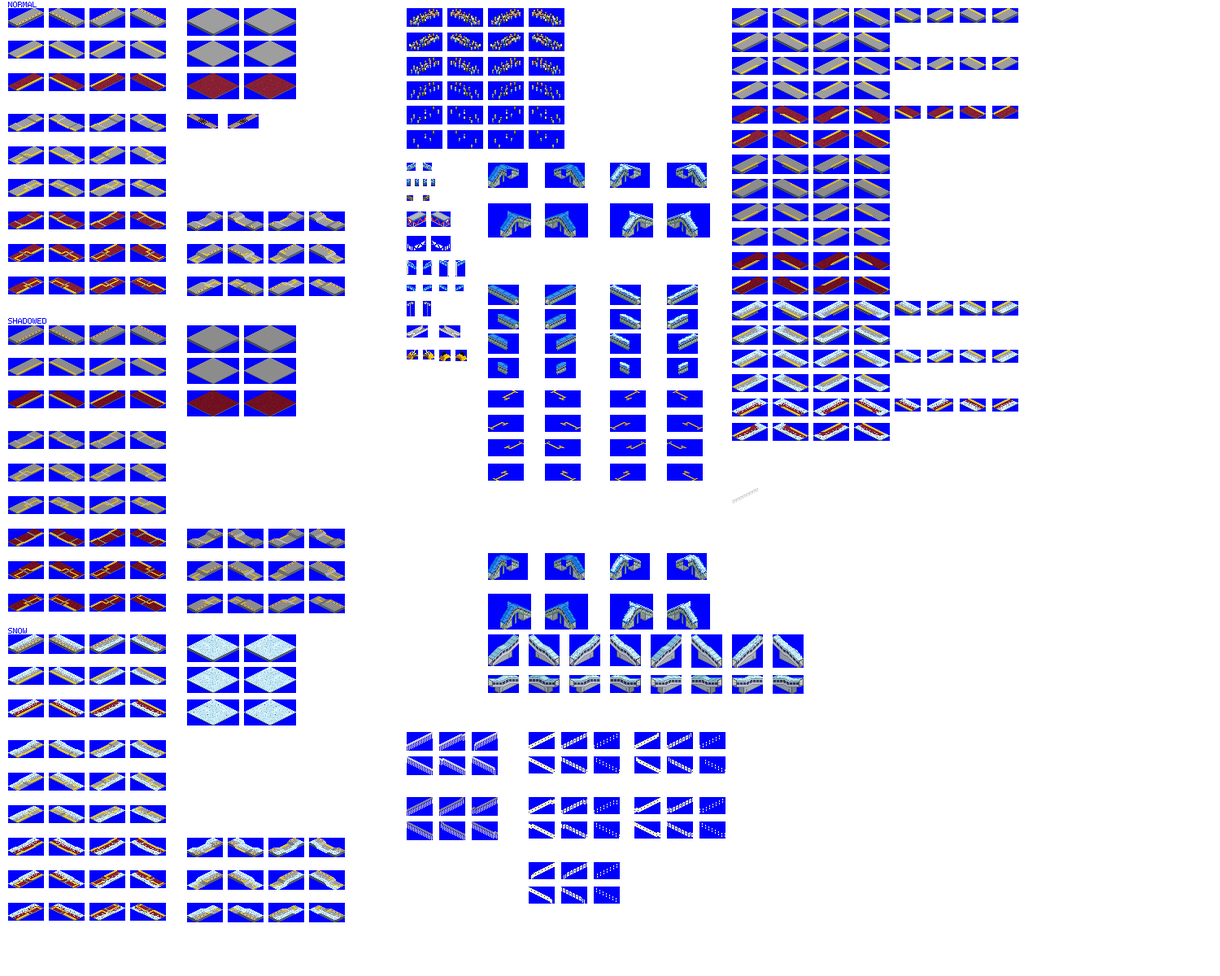
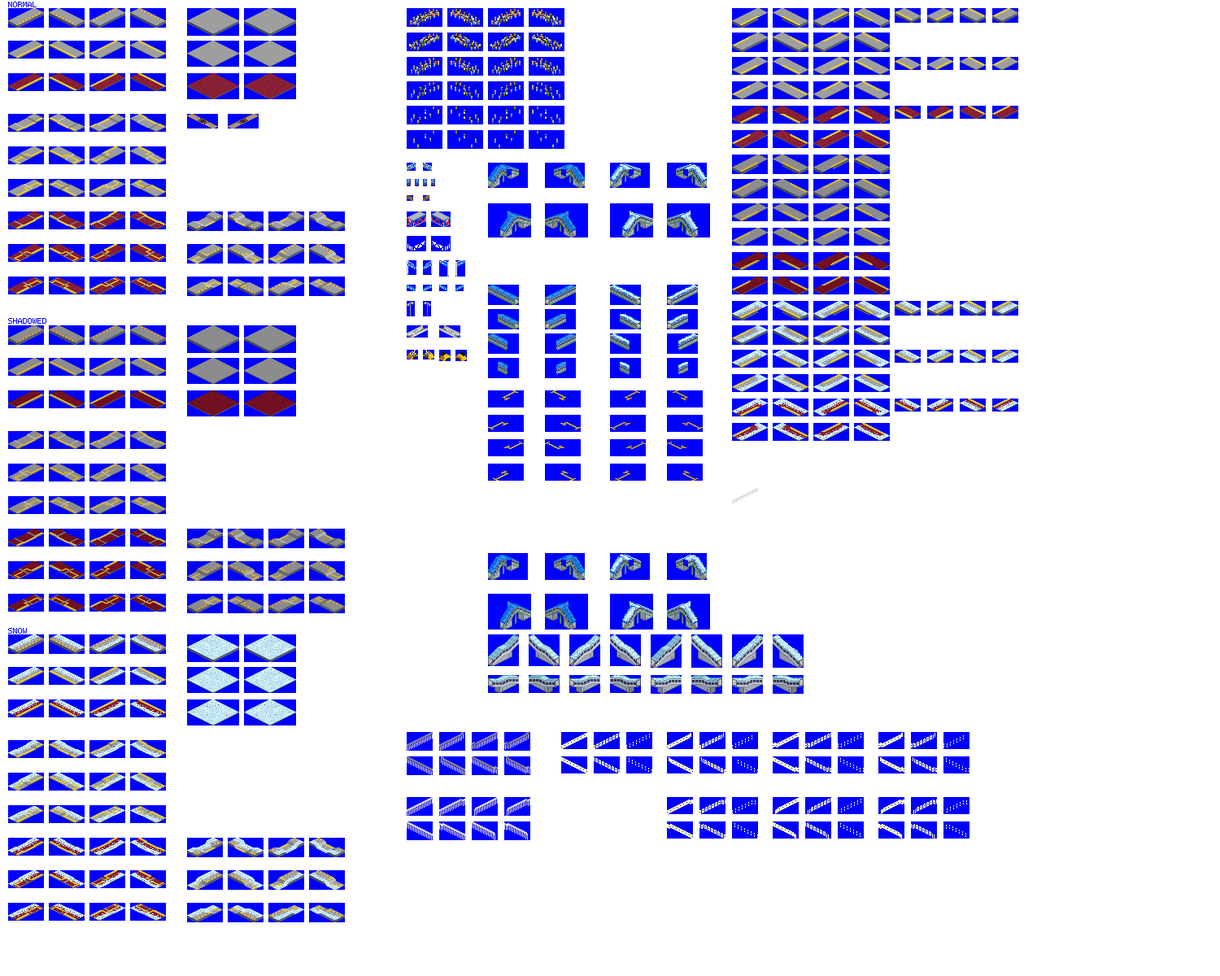
Comparing the layer stacks of the two 1220x976 images. Changes:
painted on "platforms" over [406, 732, 970, 904]
painted on "bg" over [504, 732, 970, 904]
